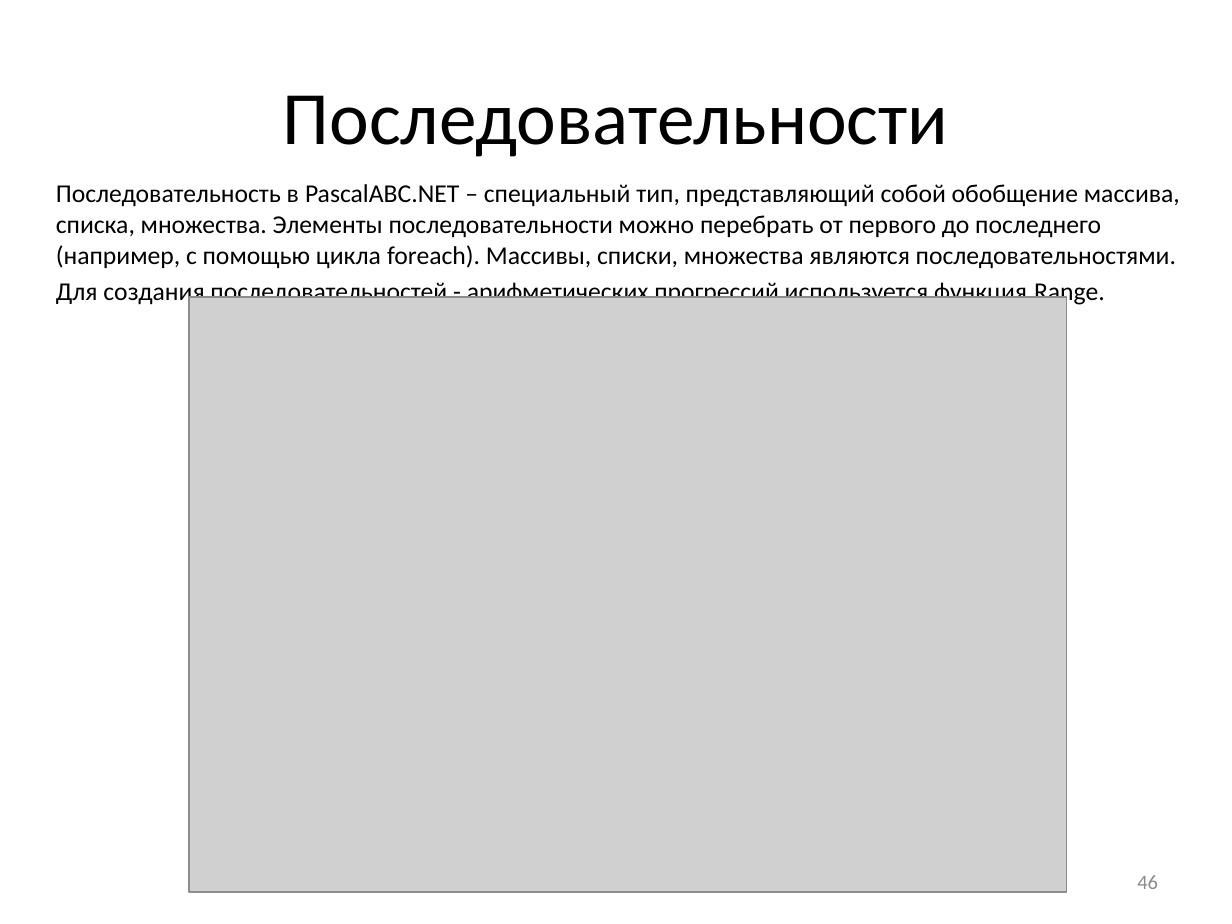
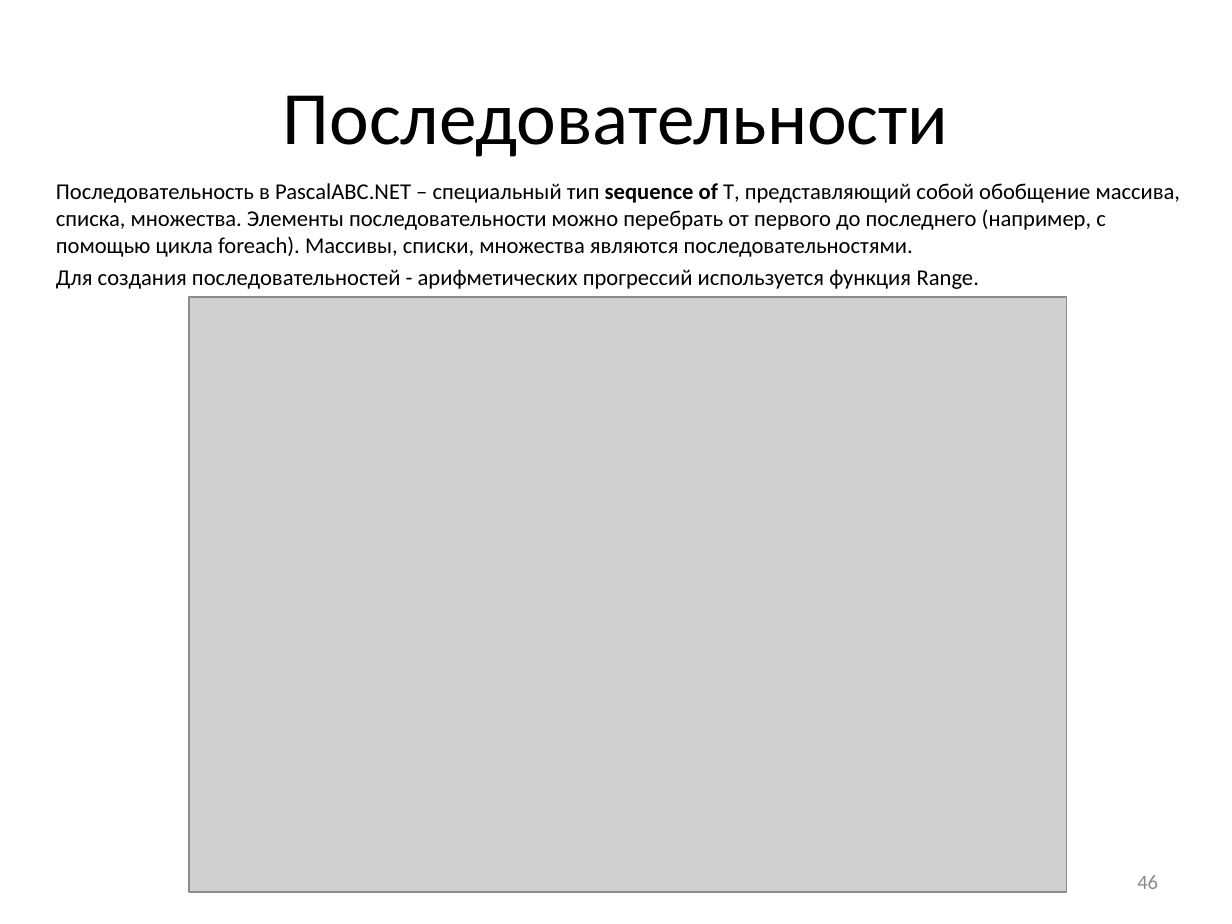
Before and after one commit to pascalabcnet/pascalabcnet, a slide deck: slide 46 of _Presentations/2015 New Features/PascalABC.NET 2015.pptx. Drawn at 1232x924 pixels with LibreOffice and Linux fonts; fonts in the diff are those of the drawing; grey boxes stand for pictures. Boxes give left, top, right and bottom in pixels: in the first picture for what was removed or moved away, otherwise in the second. Text is boxed around its words. In the diff, an @@ line names an element or a change of style, - is before the commit and + after.

```diff
--- a/_Presentations/2015 New Features/PascalABC.NET 2015.pptx
+++ b/_Presentations/2015 New Features/PascalABC.NET 2015.pptx
@@ text at [56,183,1181,257]: text changed; size 15 to 13.2 pt @@
-Последовательность в PascalABC.NET – специальный тип, представляющий собой обобщение массива, списка, множества. Элементы последовательности можно перебрать от первого до последнего (например, с помощью цикла foreach). Массивы, списки, множества являются последовательностями.
+Последовательность в PascalABC.NET – специальный тип sequence of T, представляющий собой обобщение массива, списка, множества. Элементы последовательности можно перебрать от первого до последнего (например, с помощью цикла foreach). Массивы, списки, множества являются последовательностями.
@@ text at [56,269,979,289]: size 15 to 13.2 pt in "Для создания последовательностей - арифметических прогрессий ..." @@
```
Also in this commit, not shown: 4 other slides changed, 9 other files.
